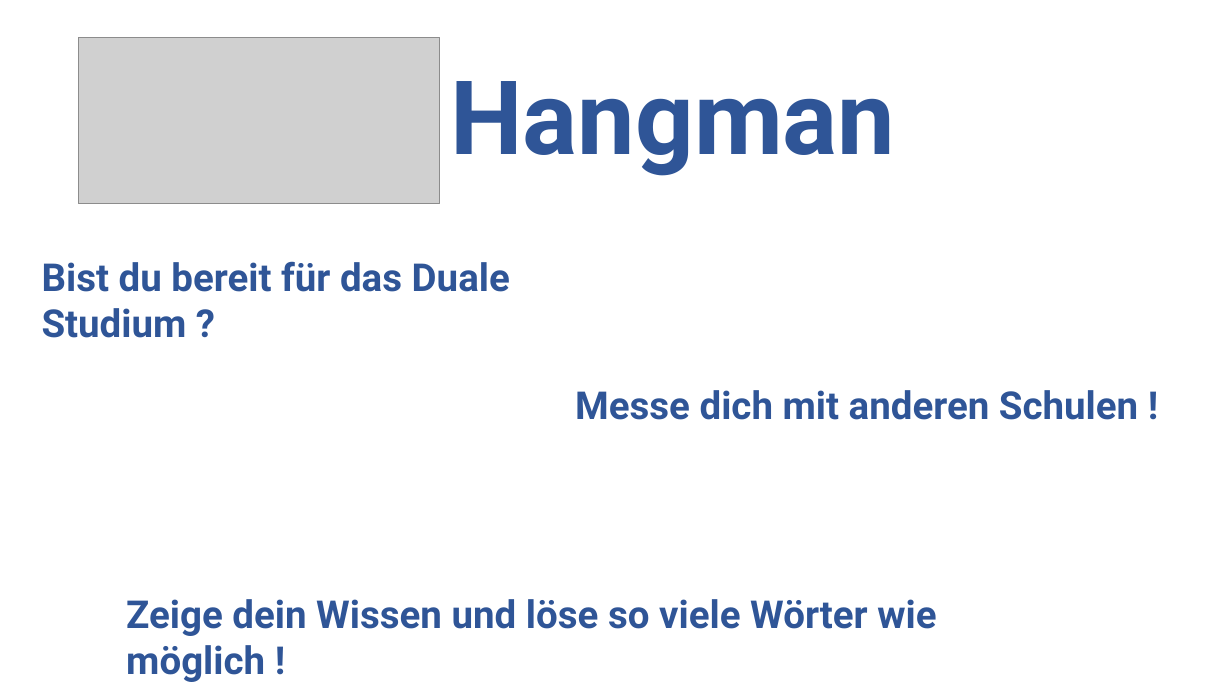
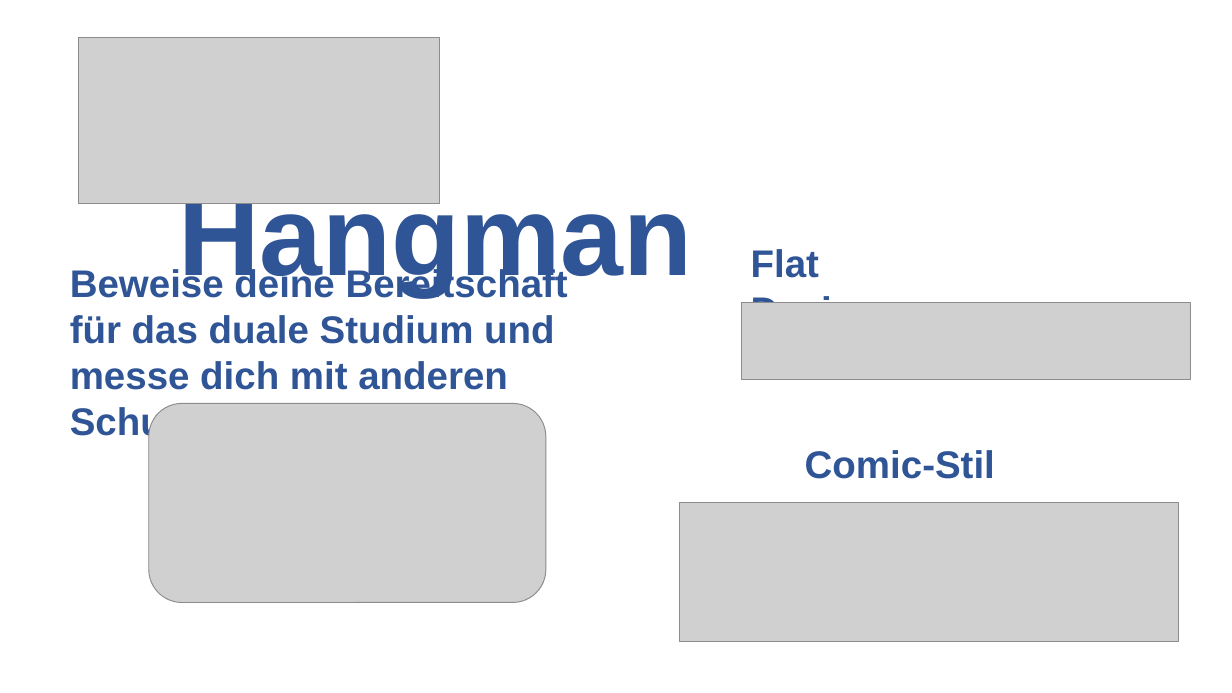
Before and after one commit to klepek42/fhangmandw, a slide deck: slide 1 of fhangmandw/fhangmandw/Pitcher Hangman WIP.pptx. Drawn at 1232x693 pixels with LibreOffice and Linux fonts; fonts in the diff are those of the drawing; grey boxes stand for pictures. Boxes give left, top, right and bottom in pixels: in the first picture for what was removed or moved away, otherwise in the second. Text is boxed around its words. In the diff, an @@ line names an element or a change of style, - is before the commit and + after.

```diff
--- a/fhangmandw/fhangmandw/Pitcher Hangman WIP.pptx
+++ b/fhangmandw/fhangmandw/Pitcher Hangman WIP.pptx
@@ text "FHDW Hangman" at box(178, 185, 692, 295): size 70 to 72 pt in "FHDW"; size 80 to 88 pt, font Roboto to Arial in "Hangman" @@
@@ text at box(70, 266, 568, 390): text changed; font Roboto to Arial @@
-Bist du bereit für das Duale Studium ?
+Beweise deine Bereitschaft für das duale Studium und messe dich mit anderen Schulen!
@@ text added at box(751, 249, 879, 303), 30 pt, text #2F5597, bold @@
+Flat Design
@@ picture added at box(742, 302, 1190, 379) @@
@@ picture added at box(149, 404, 546, 604) @@
@@ text removed at box(575, 390, 1138, 420) @@
-Messe dich mit anderen Schulen !
@@ text added at box(805, 450, 995, 479), 30 pt, text #2F5597, bold @@
+Comic-Stil
@@ picture added at box(679, 503, 1179, 640) @@
@@ text removed at box(126, 599, 936, 636) @@
-Zeige dein Wissen und löse so viele Wörter wie möglich !
```
Also in this commit, not shown: 3 other files.
